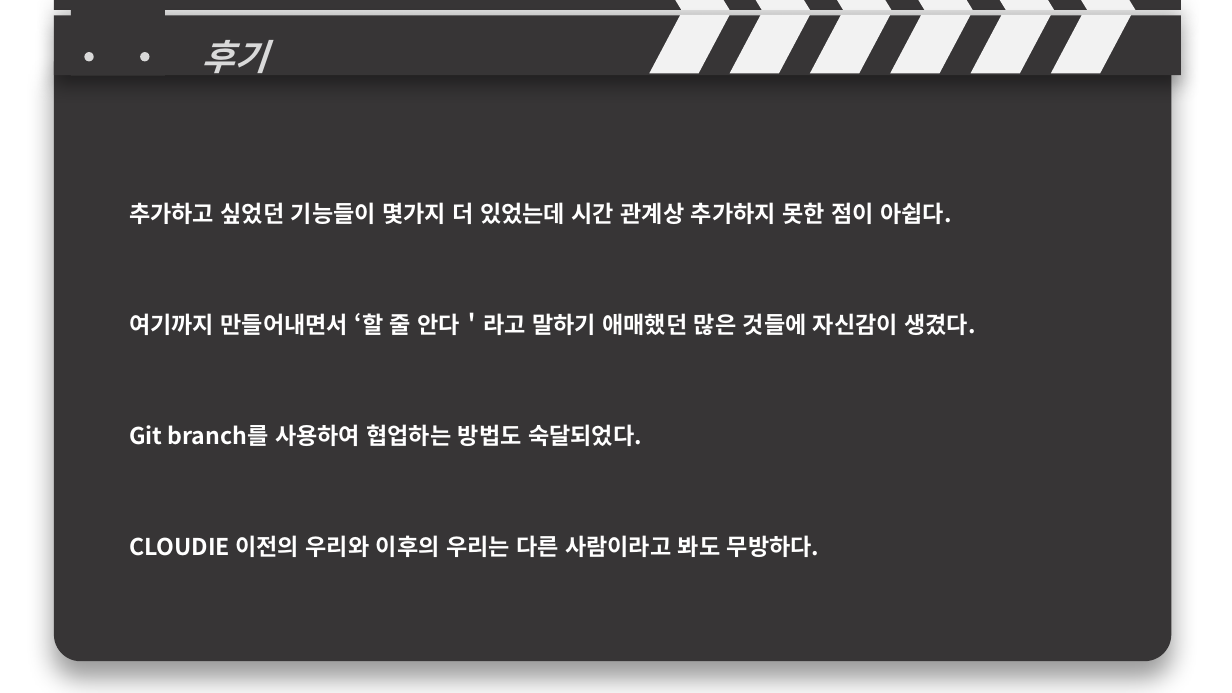
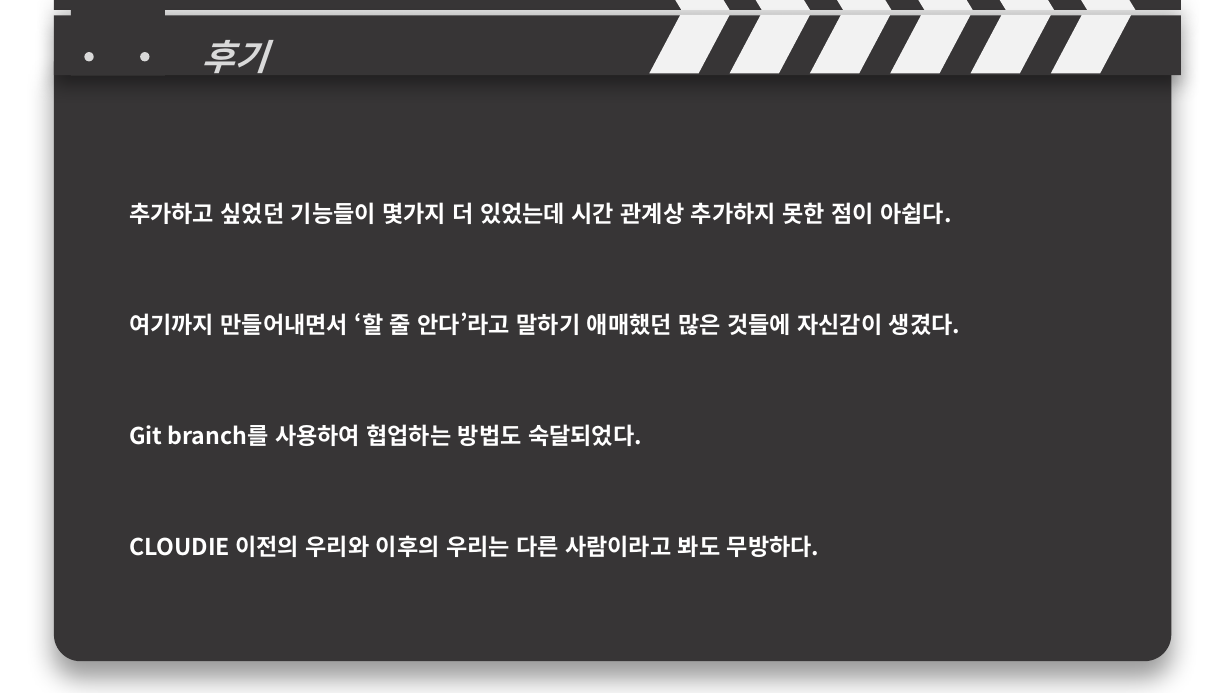
Before and after one commit to isangbin/Cloud, a slide deck: slide 7 of cloud_ppt.pptx. Drawn at 1232x693 pixels with LibreOffice and Linux fonts; fonts in the diff are those of the drawing. Boxes give left, top, right and bottom in pixels: in the first picture for what was removed or moved away, otherwise in the second. Text is boxed around its words. In the diff, an @@ line names an element or a change of style, - is before the commit and + after.

Commit message:
ppt

```diff
--- a/cloud_ppt.pptx
+++ b/cloud_ppt.pptx
@@ text at (129, 312, 960, 335): text changed @@
-여기까지 만들어내면서 ‘할 줄 안다＇라고 말하기 애매했던 많은 것들에 자신감이 생겼다.
+여기까지 만들어내면서 ‘할 줄 안다’라고 말하기 애매했던 많은 것들에 자신감이 생겼다.
```
